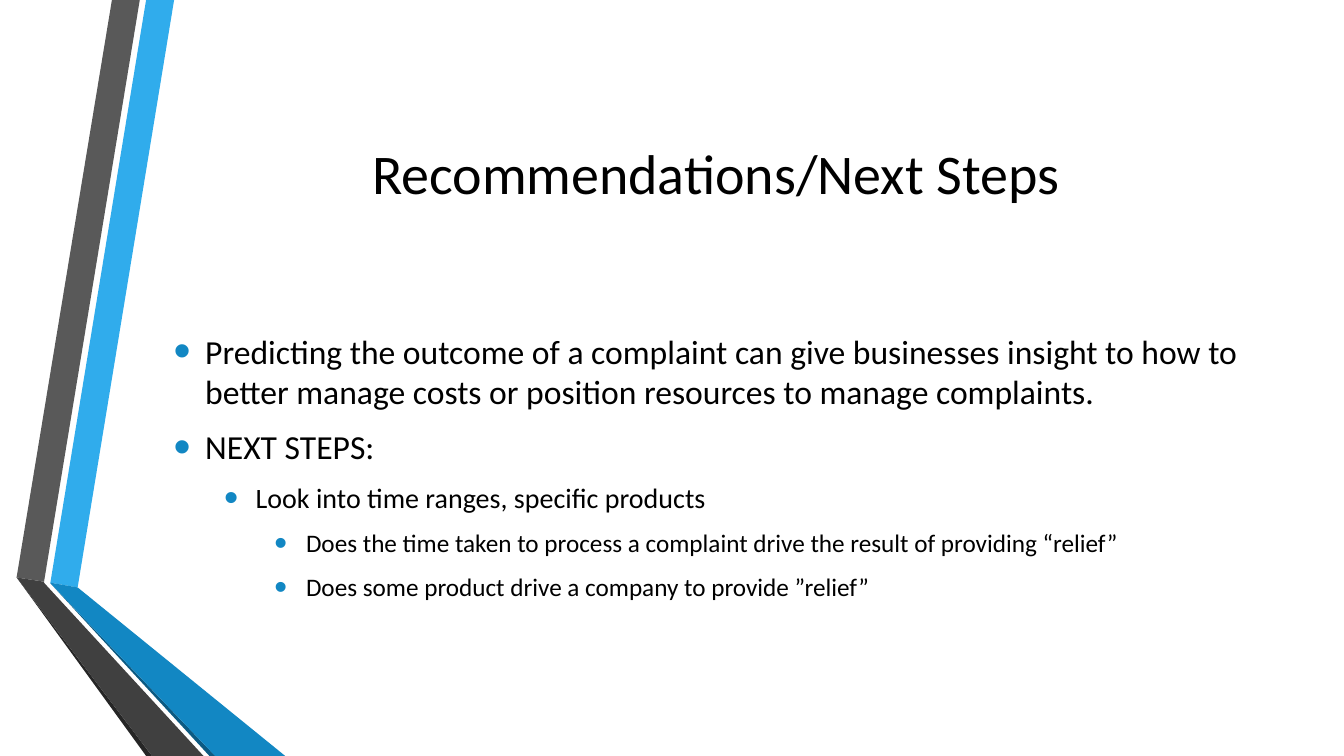
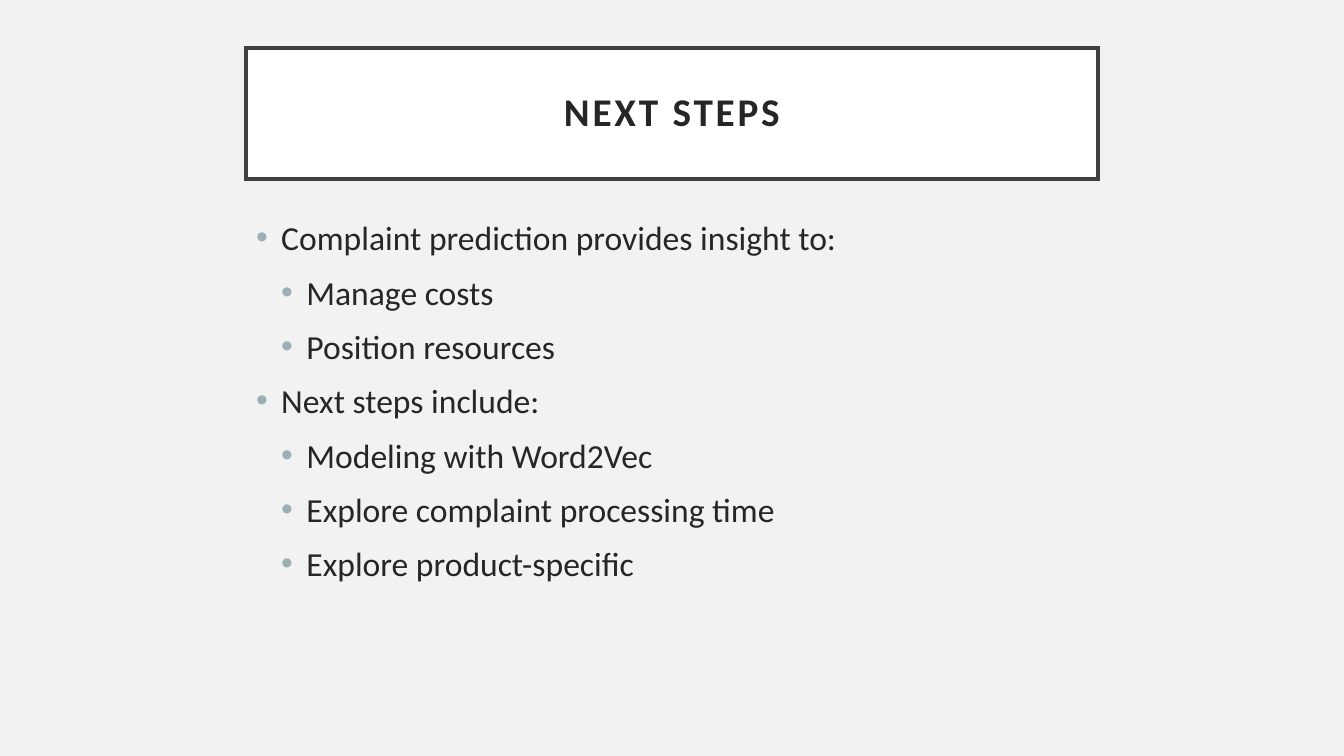
Before and after one commit to ChrisMichael11/Consumer_Complaint_Project, a slide deck: slide 8 of ppt/Consumer_Complaints.pptx. Drawn at 1344x756 pixels with LibreOffice and Linux fonts; fonts in the diff are those of the drawing; background and template pictures are left out. Boxes give left, top, right and bottom in pixels: in the first picture for what was removed or moved away, otherwise in the second. Text is boxed around its words. In the diff, an @@ line names an element or a change of style, - is before the commit and + after.

```diff
--- a/ppt/Consumer_Complaints.pptx
+++ b/ppt/Consumer_Complaints.pptx
@@ background picture (left out) to #F2F2F2 @@
@@ title "NEXT STEPS": place and size @@
-title "NEXT STEPS" at box(372, 155, 1059, 203)
+title "NEXT STEPS" at box(246, 48, 1098, 179)
@@ title "NEXT STEPS" at box(246, 48, 1098, 179): fill none to #FFFFFF; outline none to #404040 2.5 pt @@
@@ title at box(564, 100, 780, 127): text changed; size 40 to 28 pt; text colour #000000 to #262626; bold on @@
-Recommendations/Next Steps
+NEXT STEPS
@@ text "Complaint prediction provides insight to:" at box(281, 226, 836, 582): vertical alignment middle to top @@
@@ text at box(281, 226, 836, 582): text changed; text colour #000000 to #262626 @@
-• Predicting the outcome of a complaint can give businesses insight to how to better manage costs or position resources to manage complaints.
-• NEXT STEPS:
-  • Look into time ranges, specific products
-    • Does the time taken to process a complaint drive the result of providing “relief”
-    • Does some product drive a company to provide ”relief”
+• Complaint prediction provides insight to:
+  • Manage costs
+  • Position resources
+• Next steps include:
+  • Modeling with Word2Vec
+  • Explore complaint processing time
+  • Explore product-specific
@@ group removed at box(16, 0, 285, 756): 6 freeform shapes @@
```
Also in this commit, not shown: 9 other slides changed, 3 other files.
